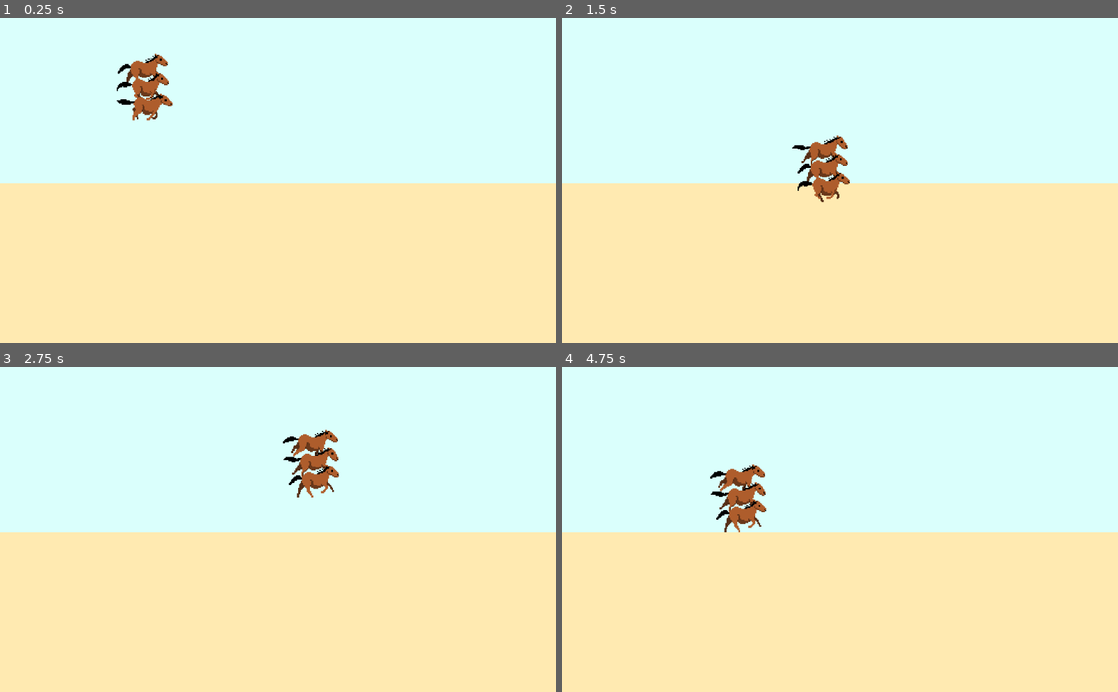
Above: before the commit, frames 1-4 (two rows, left to right).
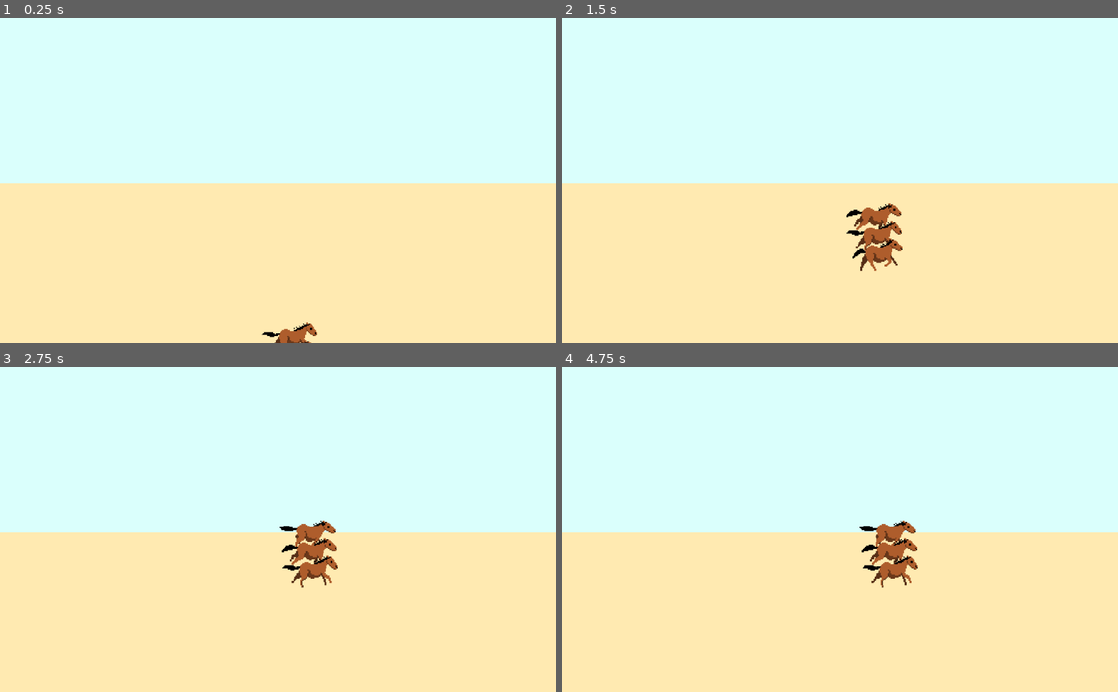
Above: after the commit, the same moments.

Repository: Lanilor53/troika
Game: Godot game, scene res://Road.tscn
Same seed, same stepped clock (60 frames per second), same inputs: the game is played once before the commit and once after it.
Inputs (mouse positions are in pixels of both pictures, inside the frame that each line leads up to):
- Up to frame 1 (0.25 s): no input
- Up to frame 2 (1.5 s): move the mouse to (962, 164) at 0.52 s; right-click (962, 164) at 0.6 s; click (962, 164) at 0.8 s; move the mouse to (728, 196) at 1.27 s; click (728, 196) at 1.35 s
- Up to frame 3 (2.75 s): right-click (166, 545) at 1.55 s; move the mouse to (333, 458) at 2.02 s; right-click (333, 458) at 2.1 s; click (333, 458) at 2.3 s
- Up to frame 4 (4.75 s): move the mouse to (812, 594) at 2.77 s; click (812, 594) at 2.85 s; right-click (812, 594) at 3.05 s; move the mouse to (1006, 578) at 3.52 s; right-click (1006, 578) at 3.6 s; click (1006, 578) at 3.8 s; move the mouse to (673, 480) at 4.27 s; click (673, 480) at 4.35 s; right-click (673, 480) at 4.55 s

The runs differ from the first frame. In frame 1, 1.4% of the frame differs, in the area x 21-58%, y 10-100%; in frame 2, 2.2%; in frame 3, 2.3%; in frame 4, 2.3%, in the area x 26-64%, y 29-68%.

Commit message:
Change movement mechanics, add sky collision

Diff:
--- a/Player.gd
+++ b/Player.gd
@@ -1,10 +1,11 @@
 extends KinematicBody2D
 
-var speed = 0.5
-var speedMod = 0.05
-var maxSpeed = 1
-var minSpeed = 0
-
+var speed = 5
+var speedMod = 0.5
+var maxSpeed = 50
+var minSpeed = 1
+var oldpos = Vector2.ZERO
+onready var sky = get_parent().get_node("bgstub/Sky")
 
 func _process(delta):
 	# TODO: cooldown
@@ -16,17 +17,20 @@
 		slowdown(speedMod)
 
 func _physics_process(delta):
-	var mousePos = get_global_mouse_position()
+	var mousePos = get_local_mouse_position()
 	# Position must be slightly to the left
 	#TODO: collision
-	position = lerp(position,mousePos-Vector2(140,0),speed/10)
+	#lerp(position,mousePos-Vector2(140,0),speed/10)
+	if(pow(mousePos.x,2)+pow(mousePos.y,2)>10):
+		move_and_slide(mousePos.normalized()*speed*100)
+
 
 func speedup(mod):
-	if speed+mod < maxSpeed:
+	if speed+mod <= maxSpeed:
 		speed += mod
 	print(speed)
 
 func slowdown(mod):
-	if speed-mod > minSpeed:
+	if speed-mod >= minSpeed:
 		speed -= mod
 	print(speed)
--- a/Player.tscn
+++ b/Player.tscn
@@ -1,6 +1,7 @@
-[gd_scene load_steps=9 format=2]
+[gd_scene load_steps=10 format=2]
 
 [ext_resource path="res://horse_run_cycle.png" type="Texture" id=1]
+[ext_resource path="res://Player.gd" type="Script" id=2]
 
 [sub_resource type="CapsuleShape2D" id=1]
 radius = 27.6505
@@ -36,8 +37,9 @@
 
 [node name="KinematicBody2D" type="KinematicBody2D"]
 position = Vector2( 0, 1 )
+script = ExtResource( 2 )
 
-[node name="CollisionShape2D" type="CollisionShape2D" parent="."]
+[node name="Collision" type="CollisionShape2D" parent="."]
 rotation = 1.5708
 shape = SubResource( 1 )
 
@@ -47,7 +49,6 @@
 position = Vector2( 42.9954, -31.0676 )
 frames = SubResource( 7 )
 animation = "Run"
-frame = 4
 playing = true
 flip_h = true
 
@@ -55,7 +56,7 @@
 position = Vector2( 44.3823, -13.3147 )
 frames = SubResource( 7 )
 animation = "Run"
-frame = 3
+frame = 4
 playing = true
 flip_h = true
 
@@ -63,6 +64,12 @@
 position = Vector2( 46.0467, 4.16086 )
 frames = SubResource( 7 )
 animation = "Run"
-frame = 2
+frame = 3
 playing = true
 flip_h = true
+
+[node name="Area2D" type="Area2D" parent="."]
+
+[node name="CollisionShape2D" type="CollisionShape2D" parent="Area2D"]
+rotation = 1.5708
+shape = SubResource( 1 )
--- a/Road.tscn
+++ b/Road.tscn
@@ -2,13 +2,15 @@
 
 [ext_resource path="res://Player.tscn" type="PackedScene" id=1]
 [ext_resource path="res://bgstub.png" type="Texture" id=2]
-[ext_resource path="res://Player.gd" type="Script" id=3]
+
+[sub_resource type="RectangleShape2D" id=1]
+extents = Vector2( 958.8, 266.613 )
 
 [node name="Road" type="Node2D"]
 
 [node name="PlayerCart" parent="." instance=ExtResource( 1 )]
+position = Vector2( 0, 700 )
 scale = Vector2( 3.5, 3.5 )
-script = ExtResource( 3 )
 
 [node name="bgstub" type="Sprite" parent="."]
 position = Vector2( -6.9202, 3.63979 )
@@ -16,6 +18,12 @@
 z_index = -1
 texture = ExtResource( 2 )
 
+[node name="Sky" type="StaticBody2D" parent="bgstub"]
+
+[node name="CollisionShape2D" type="CollisionShape2D" parent="bgstub/Sky"]
+position = Vector2( 1.35216, -270.051 )
+shape = SubResource( 1 )
+
 [node name="Camera2D" type="Camera2D" parent="."]
 current = true
 zoom = Vector2( 1.9, 1.8 )
